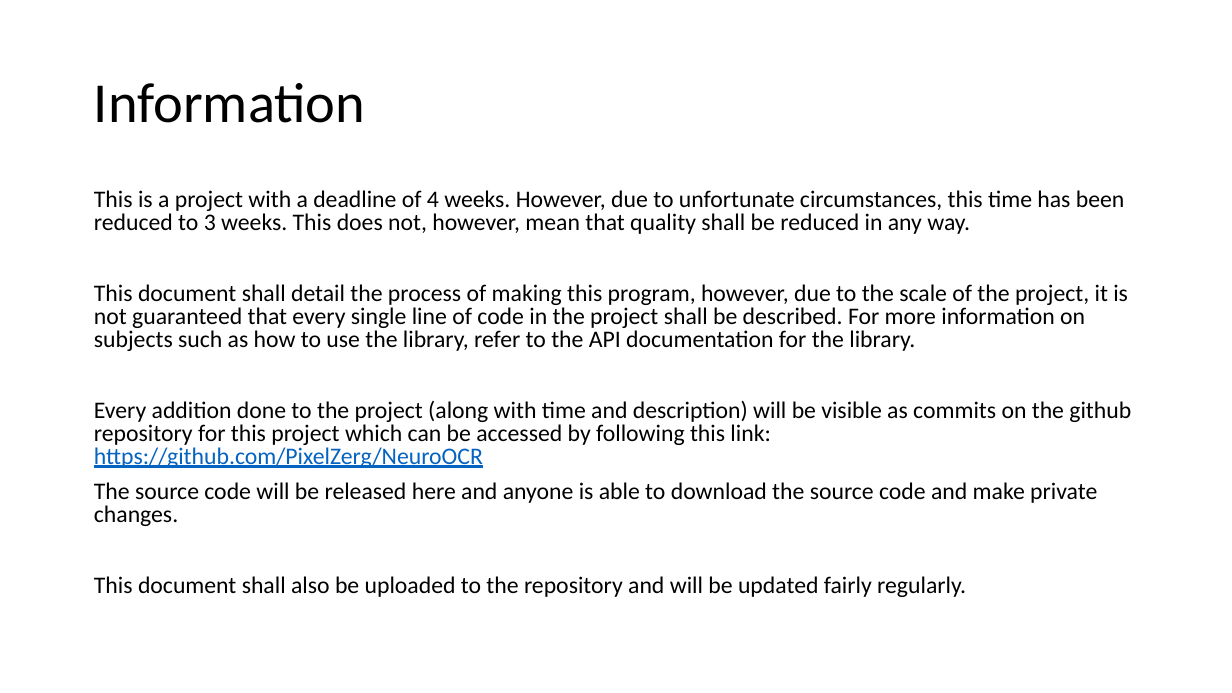
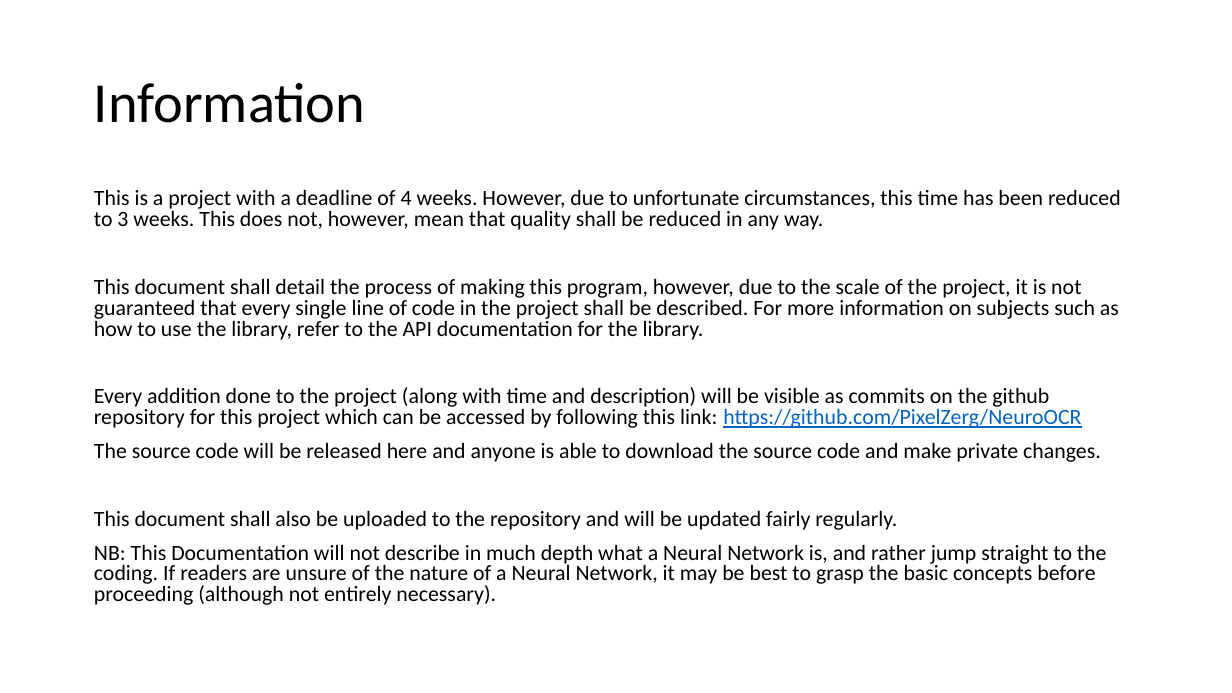
Before and after one commit to PixelZerg/NeuroOCR, a slide deck: slide 3 of NeuroOCR-DevelopmentDocumentation.pptx. Drawn at 1232x693 pixels with LibreOffice and Linux fonts; fonts in the diff are those of the drawing. Boxes give left, top, right and bottom in pixels: in the first picture for what was removed or moved away, otherwise in the second. Text is boxed around its words. In the diff, an @@ line names an element or a change of style, - is before the commit and + after.

```diff
--- a/NeuroOCR-DevelopmentDocumentation.pptx
+++ b/NeuroOCR-DevelopmentDocumentation.pptx
@@ text at [94, 190, 1121, 530]: size 18.5 to 17 pt in "This is a project with a deadline ...", "This document shall detail the process of ...", "Every addition done to the project (along ...", "The source code will be released here ..." and 1 more places @@
@@ text at [94, 545, 1107, 605]: paragraph added @@
+NB: This Documentation will not describe in much depth what a Neural Network is, and rather jump straight to the coding. If readers are unsure of the nature of a Neural Network, it may be best to grasp the basic concepts before proceeding (although not entirely necessary).
```
Also in this commit, not shown: 8 slides added, 11 other files.
